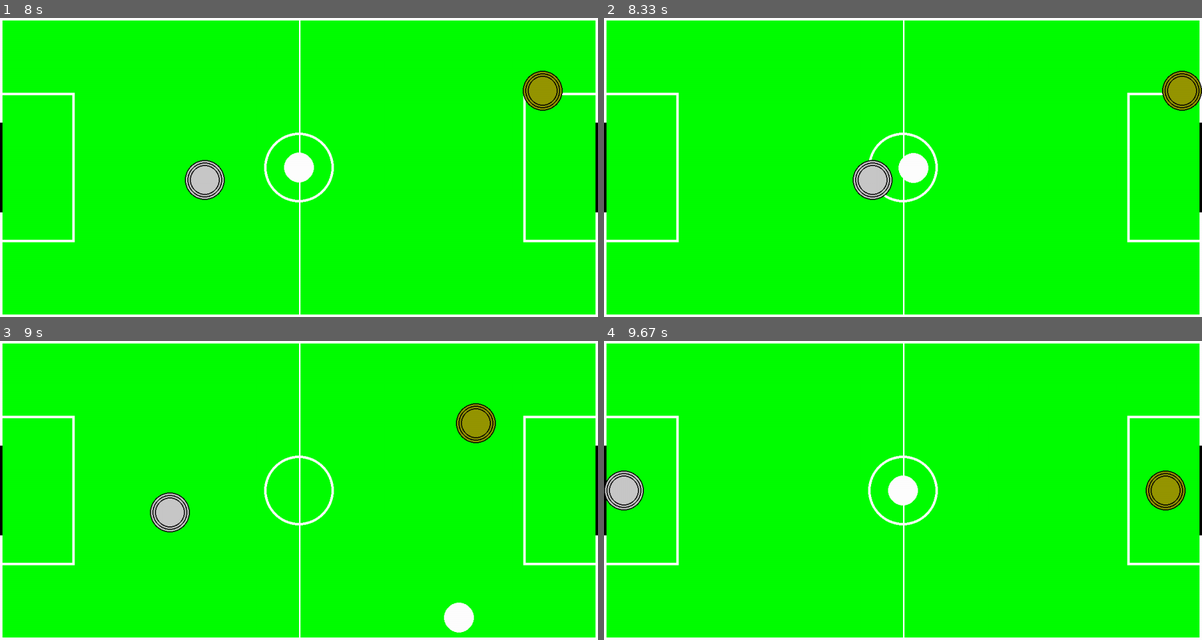
Above: before the commit, frames 1-4 (two rows, left to right).
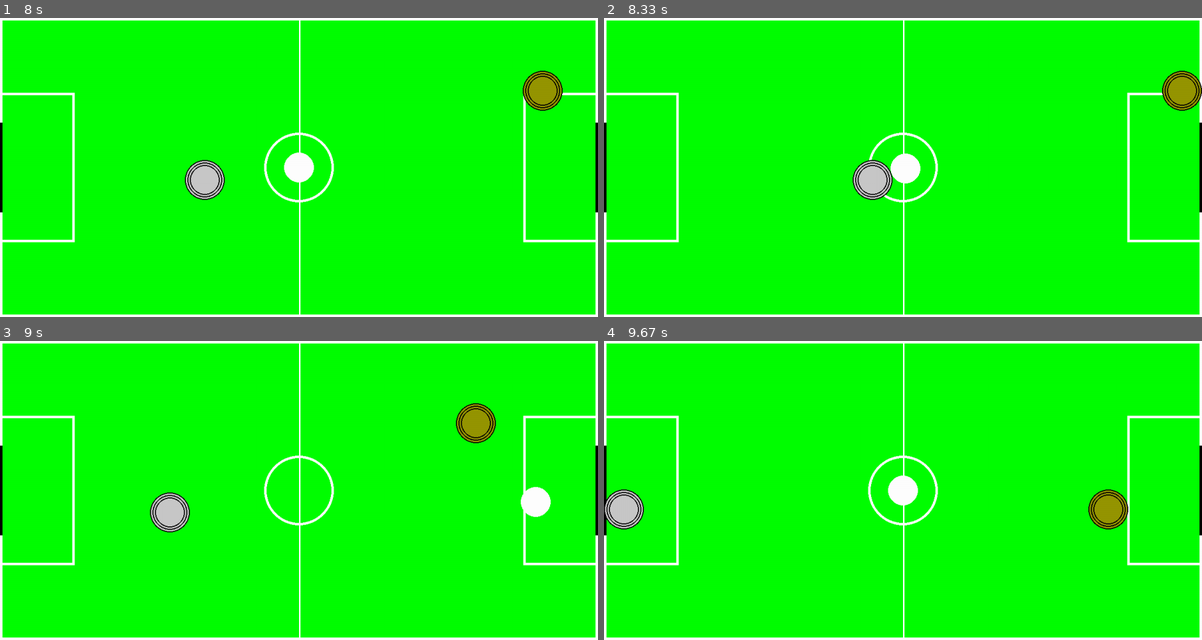
Above: after the commit, the same moments.

Repository: hentt30/game-ces22
Game: pygame game, started from main.py
Two runs of this game, one before a commit and one after it. Both use one fixed random seed, a clock stepped at 60 frames per second and the inputs below.
Inputs:
- Up to frame 1 (8 s): hold Up 0.33-0.8 s; hold Right 0.83-1.47 s; hold D 0.83-1.47 s; hold Down 1.5-1.87 s; hold S 1.5-1.87 s; hold Left 1.9-2.37 s; hold A 1.9-2.37 s; hold Right 2.4-2.87 s; hold D 2.4-2.87 s; hold Up 2.9-3.2 s; hold W 2.9-3.2 s; hold Right 3.23-3.7 s; hold D 3.23-3.7 s; hold Left 3.73-4.27 s; hold A 3.73-4.27 s; hold Down 4.3-4.6 s; hold S 4.3-4.6 s; hold Left 4.63-5.03 s; hold A 4.63-5.03 s; hold Up 5.07-5.43 s; hold W 5.07-5.43 s; hold Right 5.47-6.1 s; hold D 5.47-6.1 s; hold Down 6.13-6.5 s; hold S 6.13-6.5 s; hold Left 6.53-7 s; hold A 6.53-7 s; hold Right 7.03-7.5 s; hold D 7.03-7.5 s; hold Up 7.53-7.83 s; hold W 7.53-7.83 s; hold Right from 7.87 s (still down); hold D from 7.87 s (still down)
- Up to frame 2 (8.33 s): keep holding Right; keep holding D
- Up to frame 3 (9 s): release Right at 8.33 s; release D at 8.33 s; hold Left 8.37-8.9 s; hold A 8.37-8.9 s; hold Down from 8.93 s (still down); hold S from 8.93 s (still down)
- Up to frame 4 (9.67 s): release Down at 9.23 s; release S at 9.23 s; hold Left from 9.27 s (still down); hold A from 9.27 s (still down)

Frame 1 is identical in both runs. In frame 2, 0.3% of the frame differs, in the area x 47-55%, y 45-56%; in frame 3, 0.8%; in frame 4, 2.4%, in the area x 0-98%, y 43-64%.

Commit message:
Fixed collision with paddle bug

Diff:
--- a/game/config/constants.py
+++ b/game/config/constants.py
@@ -27,7 +27,7 @@
 
 # Tolerance for collision
 
-EPSILON = PUCK_SIZE/3
+EPSILON = PADDLE_SIZE/4
 
 # Goal Position
 GOAL_WIDTH = 180
--- a/game/model/puck.py
+++ b/game/model/puck.py
@@ -14,7 +14,7 @@
         self.time_delta = TIME_DELTA
         self.field_height = HEIGHT
         self.field_width = WIDTH
-        self.angle = pi/2
+        self.angle = 0
         self.crazy_mode = crazy_mode
 
     def set_position(self, position) -> None:
@@ -45,8 +45,8 @@
     def check_paddle(self, paddle) -> None:
 
         if dist(self.get_pos(), paddle.get_pos()) <= (self.radius + paddle.radius):
+            self.paddle_collision(paddle)
             self.correct_position(paddle)
-            self.paddle_collision(paddle)
 
     def correct_position(self, paddle) -> None:
 
@@ -84,7 +84,7 @@
 
     def paddle_collision(self, paddle) -> None:
 
-        self.speed = PUCK_SPEED
+        self.speed = PUCK_SPEED*(self.radius + paddle.radius)/(dist(self.get_pos(), paddle.get_pos()))
         px = paddle.get_pos()[0]
         py = paddle.get_pos()[1]
         if self.x == px:
@@ -94,7 +94,7 @@
             if betha == 0:
                 self.angle = pi - self.angle
             elif betha > 0:
-                self.angle = -self.angle - 2*betha + pi
+                self.angle = -self.angle + 2*betha - pi
             else:
                 self.angle = -self.angle + 2*betha + pi
         else:
@@ -104,7 +104,7 @@
             elif betha > 0:
                 self.angle = -self.angle - 2*betha + pi
             else:
-                self.angle = -self.angle + 2*betha + pi
+                self.angle = -self.angle - 2*betha - pi
 
     def update(self, left_paddle, rigth_paddle) -> None:
 
